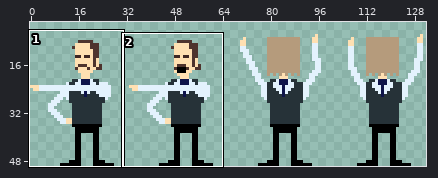
Two states of a sprite sheet, src/assets/denholm_33x50.png. The first picture is a wide view before the edit; the outline marks the close-up.
Close-up. Earlier state:
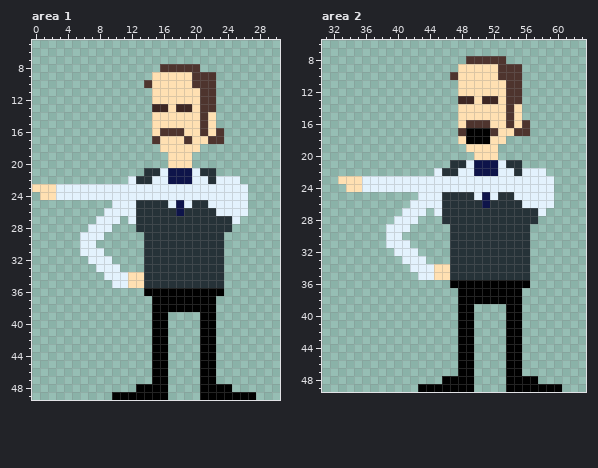
The file is 132x50 pixels. Shown: area 1: x 0..30, y 5..49; area 2: x 31..63, y 6..49. The wide view leaves out empty margins. The commit also changed other parts of the picture, which this record leaves out.
And afterwards:
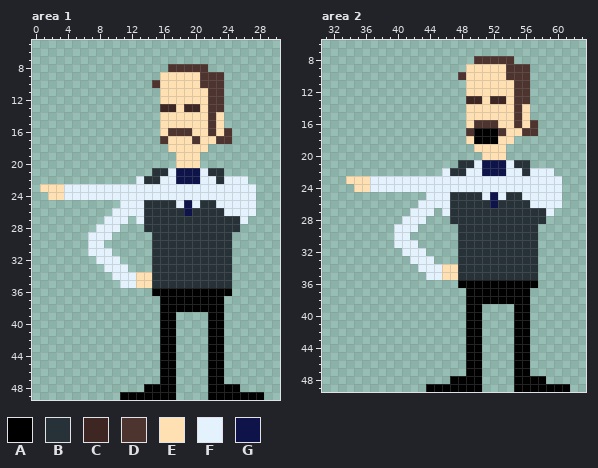
Palette (. is transparent): A #000000  B #263238  C #3e2723  D #4e342e  E #ffe0b2  F #e3f2fd  G #0e144a
Changes in this commit:
Changed rows in their new state; - is an unchanged pixel.
Area 1:
first column x 0:
 8 ----------------.----D-------
 9 ---------------.----E--D-----
10 --------------.D----E--D-----
11 ---------------.-----E-D-----
12 ---------------.-----E-D-----
13 ---------------.-CE-CE-D-----
14 ---------------.-----EDE-----
15 ---------------.-----EDE-----
16 ---------------.E--D-EDED----
17 ---------------.D--ED-E-D----
18 ----------------.----E-------
19 -----------------.--E--------
20 -----------------.--E--------
21 --------------.-BF--GF-B-----
22 ------------.F-B-F--G-FB--F--
23 .--E-----------------------F-
24 -.-E-----------------------F-
25 ----------.--F---BFGF-B----F-
26 ---------.---F----BG---B---F-
27 --------.--F.F-----------BF--
28 -------.--F--.-----------B---
29 ------.--F----.---------B----
30 ------.-F-----.---------B----
31 ------.--F----.---------B----
32 -------.--F---.---------B----
33 --------.--F--.---------B----
34 ---------.--F-E---------B----
35 ----------.-F-E---------B----
36 --------------.---------A----
37 ---------------.-------A-----
38 ---------------.-------A-----
39 ---------------.-A---.-A-----
40 ---------------.-A---.-A-----
41 ---------------.-A---.-A-----
42 ---------------.-A---.-A-----
43 ---------------.-A---.-A-----
44 ---------------.-A---.-A-----
45 ---------------.-A---.-A-----
46 ---------------.-A---.-A-----
47 ---------------.-A---.-A-----
48 -------------.---A---.---A---
49 ----------.------A---.------A
Area 2:
first column x 33:
 8 ----------------.----D-------
 9 ---------------.----E--D-----
10 --------------.D----E--D-----
11 ---------------.-----E-D-----
12 ---------------.-----E-D-----
13 ---------------.-CE-CE-D-----
14 ---------------.-----EDE-----
15 ---------------.-----EDE-----
16 ---------------.E--D-EDED----
17 ---------------.D--AD-E-D----
18 ---------------.E--A-E-------
19 ----------------.---E--------
20 -----------------.--E--------
21 --------------.-BF--GF-B-----
22 ------------.F-B-F--G-FB--F--
23 .--E-----------------------F-
24 -.-E-----------------------F-
25 ----------.--F---BFGF-B----F-
26 ---------.---F----BG---B---F-
27 --------.--F.F-----------BF--
28 -------.--F--.-----------B---
29 ------.--F----.---------B----
30 ------.-F-----.---------B----
31 ------.--F----.---------B----
32 -------.--F---.---------B----
33 --------.--F--.---------B----
34 ---------.--F-E---------B----
35 ----------.-F-E---------B----
36 --------------.---------A----
37 ---------------.-------A-----
38 ---------------.-------A-----
39 ---------------.-A---.-A-----
40 ---------------.-A---.-A-----
41 ---------------.-A---.-A-----
42 ---------------.-A---.-A-----
43 ---------------.-A---.-A-----
44 ---------------.-A---.-A-----
45 ---------------.-A---.-A-----
46 ---------------.-A---.-A-----
47 ---------------.-A---.-A-----
48 -------------.---A---.---A---
49 ----------.------A---.------A
